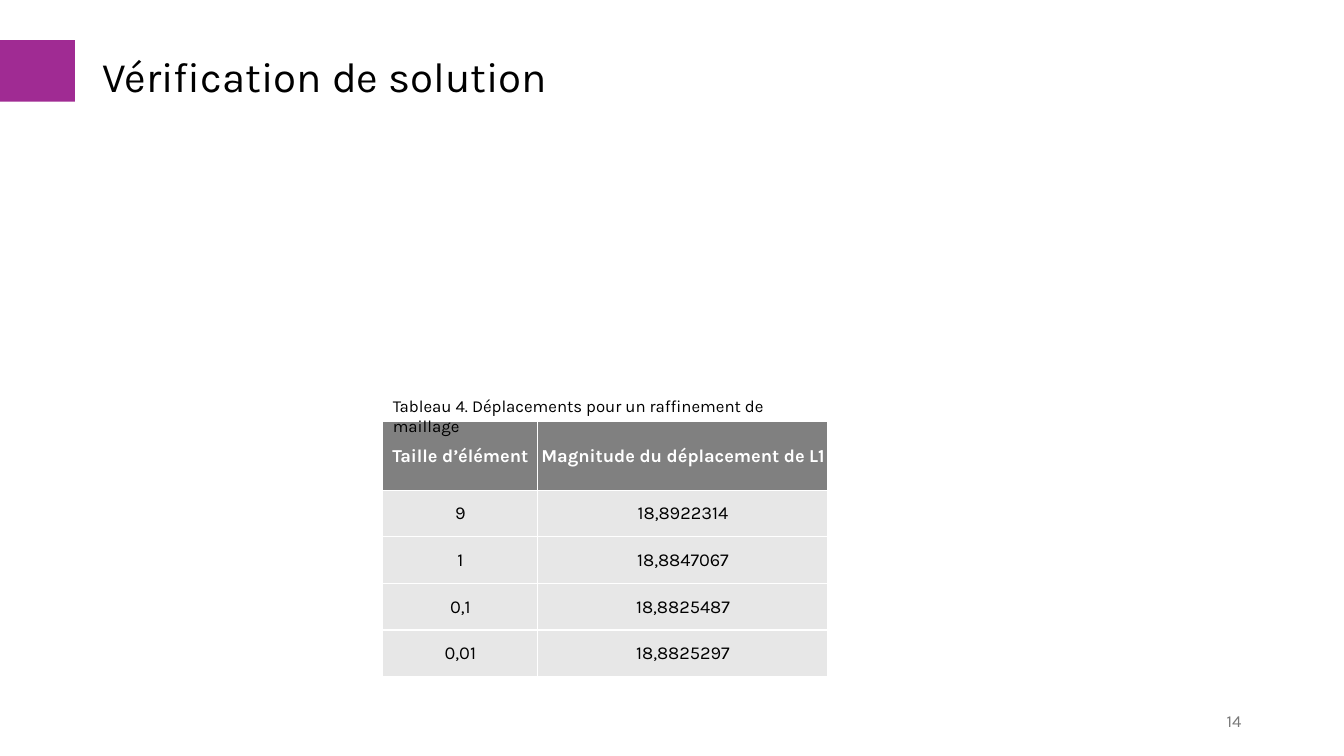
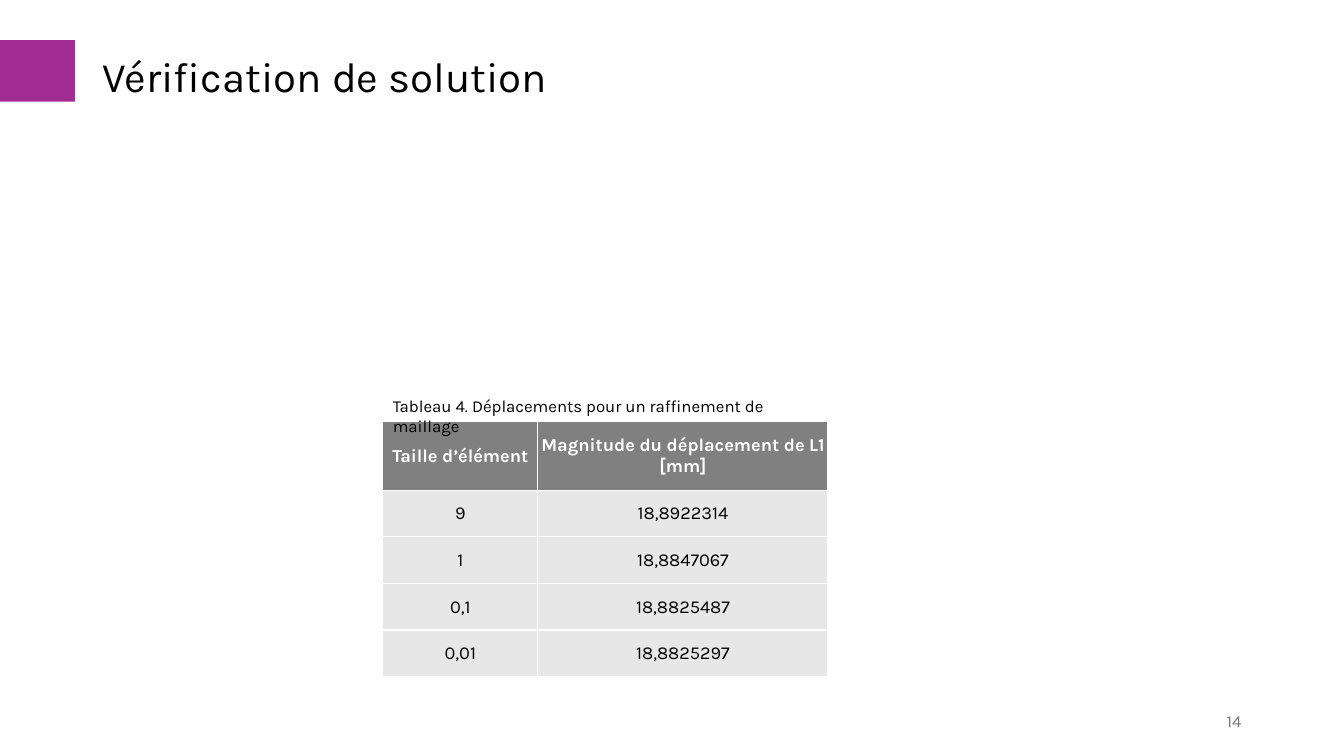
Before and after one commit to AcileSf/MEC8211ProjetFinal, a slide deck: slide 14 of Presentation_Projet.pptx. Drawn at 1344x756 pixels with LibreOffice and Linux fonts; fonts in the diff are those of the drawing; grey boxes stand for pictures. Boxes give left, top, right and bottom in pixels: in the first picture for what was removed or moved away, otherwise in the second. Text is boxed around its words. In the diff, an @@ line names an element or a change of style, - is before the commit and + after.

```diff
--- a/Presentation_Projet.pptx
+++ b/Presentation_Projet.pptx
@@ table at [383,421,829,677] @@
-row 1, column 2: Magnitude du déplacement de L1
+row 1, column 2: Magnitude du déplacement de L1 [mm]
```
